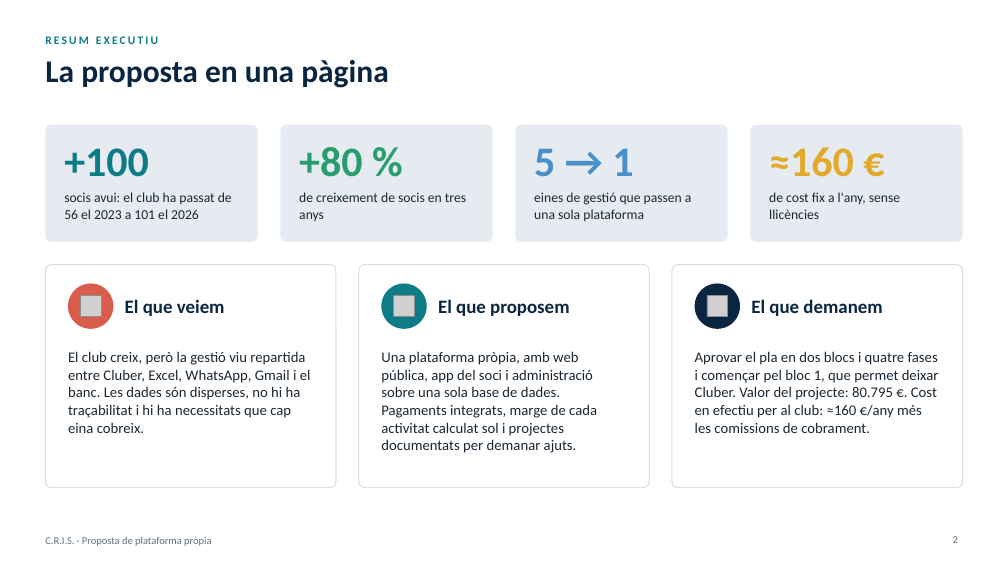
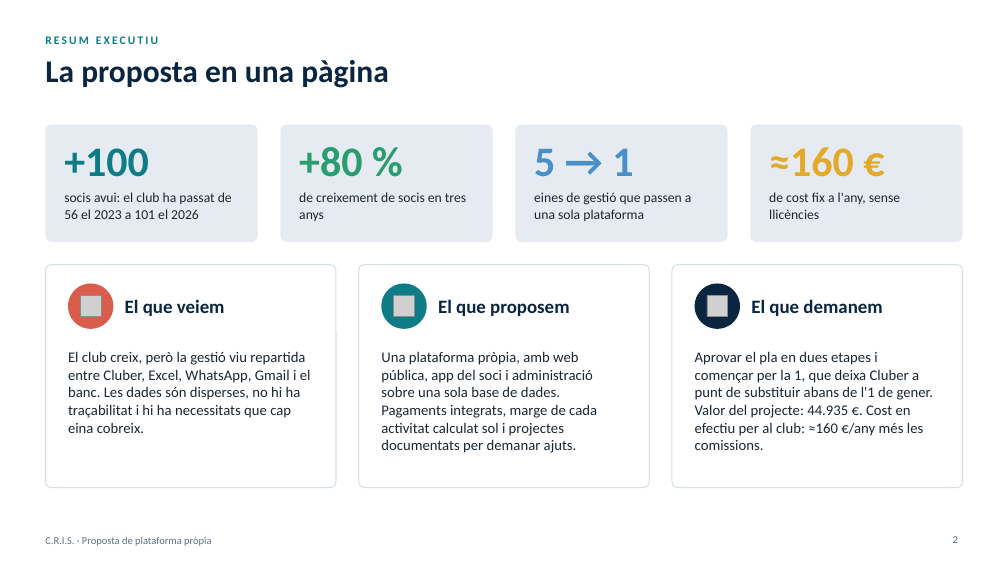
Before and after one commit to gerardtristan/Centre-de-Recuperacio-i-d-Investigacions-Submarines-App-Web, a slide deck: slide 2 of docs/entregues/Proposta-CRIS-plataforma.pptx. Drawn at 1008x567 pixels with LibreOffice and Linux fonts; fonts in the diff are those of the drawing; grey boxes stand for pictures; background and template pictures are left out. Boxes give left, top, right and bottom in pixels: in the first picture for what was removed or moved away, otherwise in the second. Text is boxed around its words. In the diff, an @@ line names an element or a change of style, - is before the commit and + after.

```diff
--- a/docs/entregues/Proposta-CRIS-plataforma.pptx
+++ b/docs/entregues/Proposta-CRIS-plataforma.pptx
@@ text at bbox=[695, 351, 934, 450]: text changed @@
-Aprovar el pla en dos blocs i quatre fases i començar pel bloc 1, que permet deixar Cluber. Valor del projecte: 80.795 €. Cost en efectiu per al club: ≈160 €/any més les comissions de cobrament.
+Aprovar el pla en dues etapes i començar per la 1, que deixa Cluber a punt de substituir abans de l'1 de gener. Valor del projecte: 44.935 €. Cost en efectiu per al club: ≈160 €/any més les comissions.
```
Also in this commit, not shown: 6 other slides changed, 1 slide added, 2 slides removed, 1 other file.
